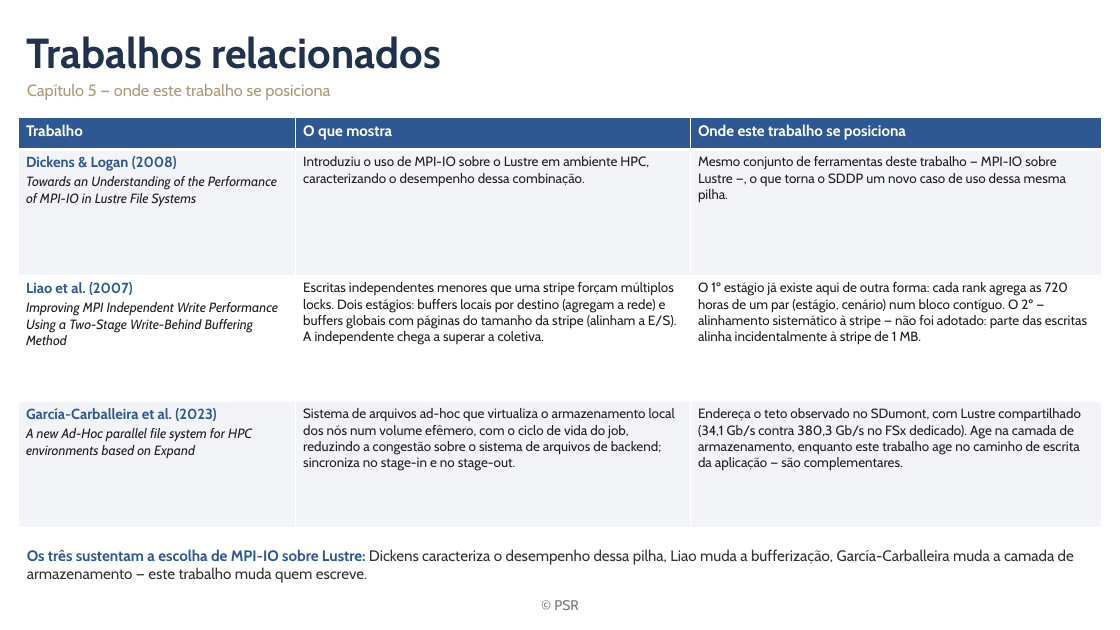
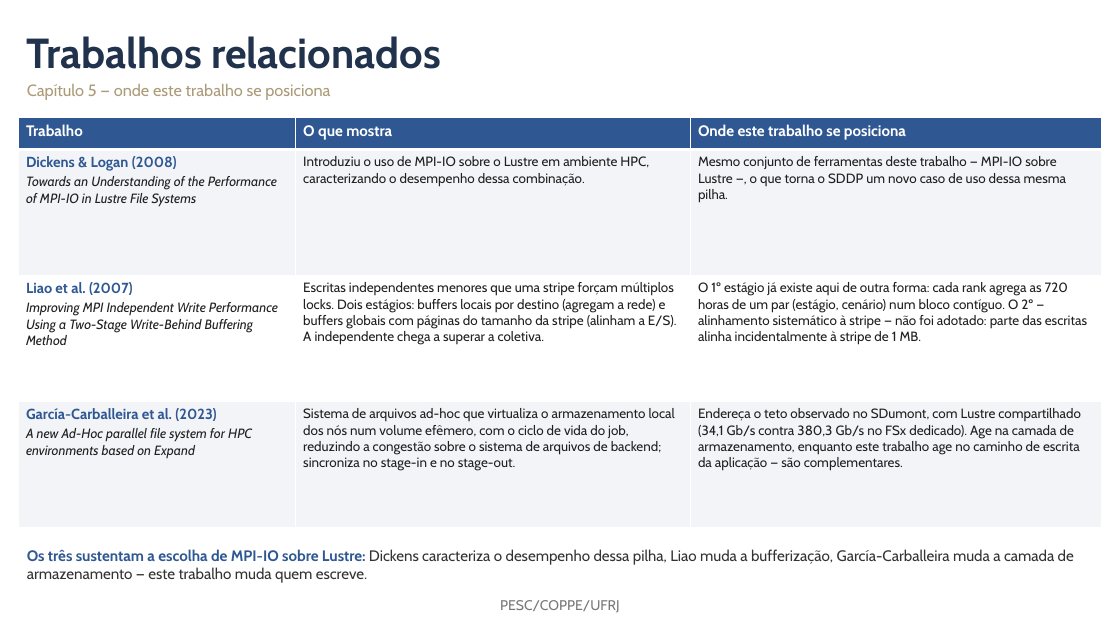
Before and after one commit to mbrcruz/SDDP-MPIO-Latex, a slide deck: slide 23 of Apresentacao/Apresentacao_MPIO.pptx. Drawn at 1120x630 pixels with LibreOffice and Linux fonts; fonts in the diff are those of the drawing; background and template pictures are left out. Boxes give left, top, right and bottom in pixels: in the first picture for what was removed or moved away, otherwise in the second. Text is boxed around its words. In the diff, an @@ line names an element or a change of style, - is before the commit and + after.

Commit message:
Fix UFRJ

```diff
--- a/Apresentacao/Apresentacao_MPIO.pptx
+++ b/Apresentacao/Apresentacao_MPIO.pptx
@@ text at (500,600,620,613): text changed @@
-© PSR
+PESC/COPPE/UFRJ
```
Also in this commit, not shown: 27 other slides changed, 1 other file.
